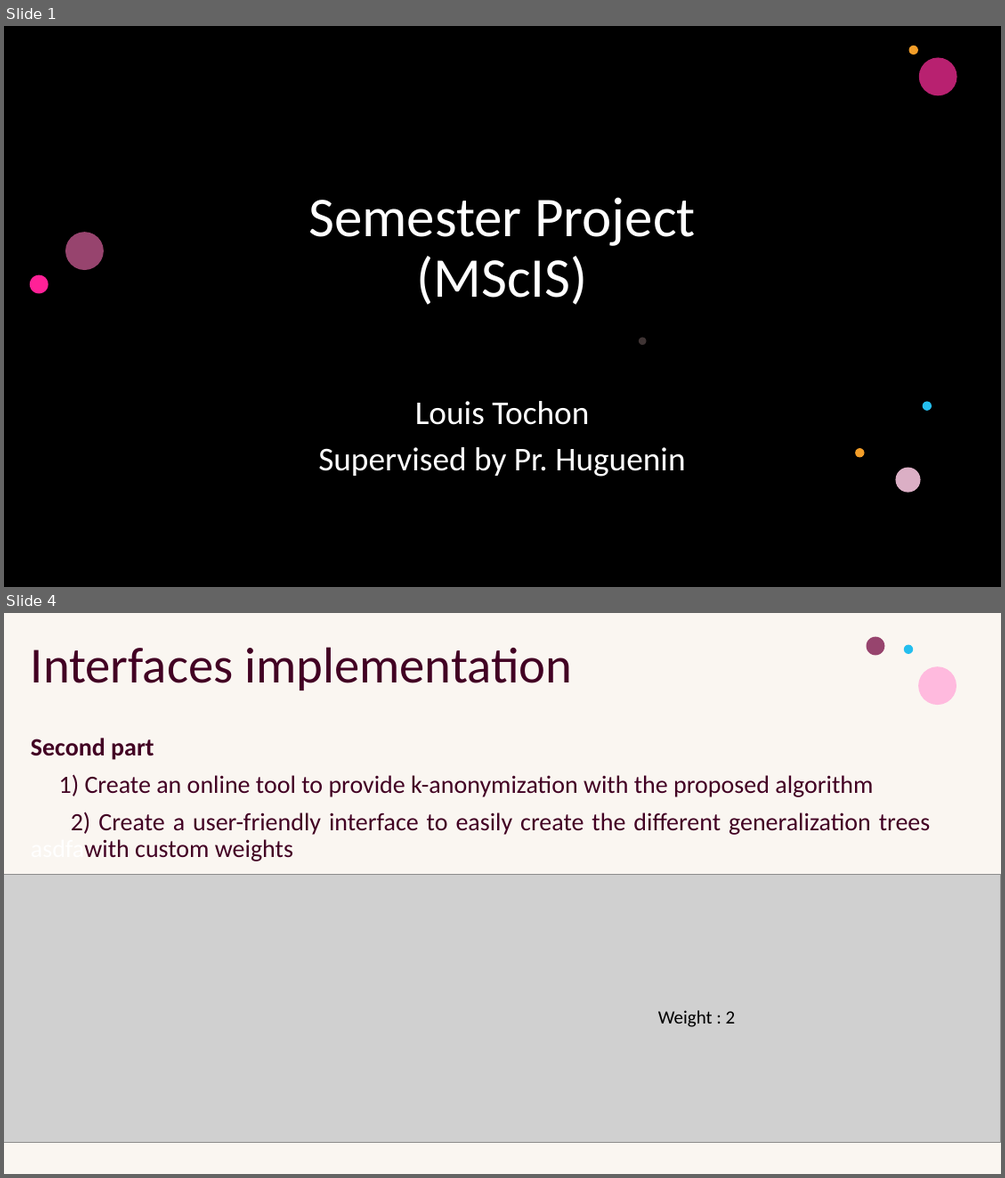
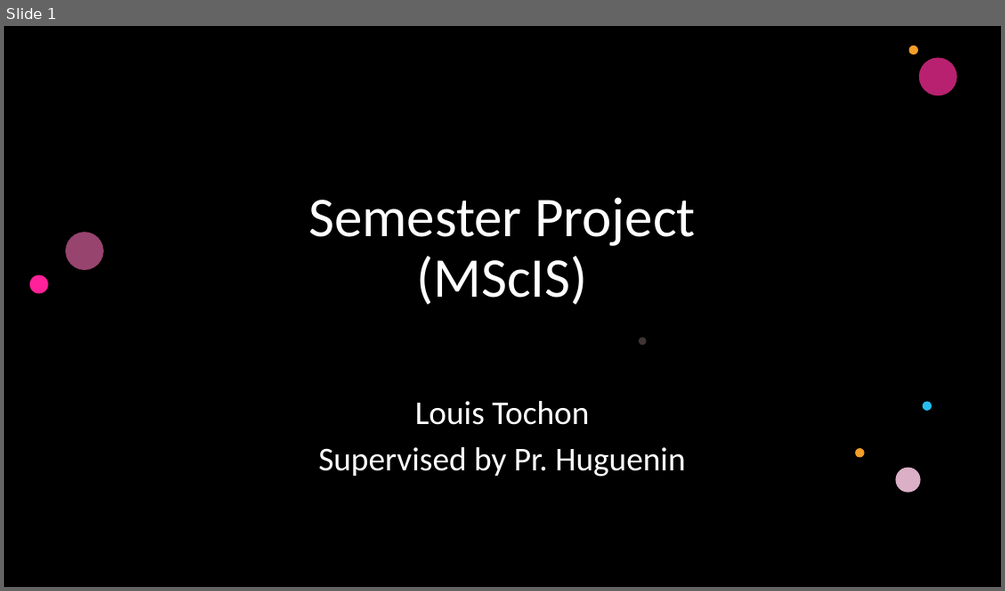
Before and after one commit to Ltochon/k-anon_tool, a slide deck: presentation/Présentation_1.pptx. Shown one above the other, each under a label of ours: slides 1 and 4 before the commit, slide 1 after it; the slides between them are not shown. The pictures are 1005x1178 and 1005x591 pixels, drawn with LibreOffice and Linux fonts; fonts in the diff are those of the drawing; grey boxes stand for pictures; background and template pictures are left out; a plain dark background stands for a picture behind light text. Boxes give left, top, right and bottom in pixels: in the first picture for what was removed or moved away, otherwise in the second. Text is boxed around its words. In the diff, an @@ line names an element or a change of style, - is before the commit and + after.

```diff
--- a/presentation/Présentation_1.pptx
+++ b/presentation/Présentation_1.pptx
@@ slide 4 removed at (4,613,1001,1174), background #FFFFFF; not listed: 4 template elements that a slide beside it also shows @@
@@ rectangle removed at (4,613,1001,1174) @@
@@ rectangle removed at (4,613,1001,1174) @@
@@ ellipse removed at (866,637,885,656) @@
@@ title removed at (31,647,572,690) @@
-Interfaces implementation
@@ ellipse removed at (904,644,913,653) @@
@@ ellipse removed at (919,666,956,705) @@
@@ subtitle removed at (31,738,930,861) @@
-Second part
-1) Create an online tool to provide k-anonymization with the proposed algorithm
-2) Create a user-friendly interface to easily create the different generalization trees asdfawith custom weights
@@ picture removed at (4,874,1001,1143) @@
@@ text removed at (658,1010,736,1027) @@
-Weight : 2
```
Also in this commit, not shown: 3 slides changed, 4 slides added, 1 other slide removed, 5 other files.
